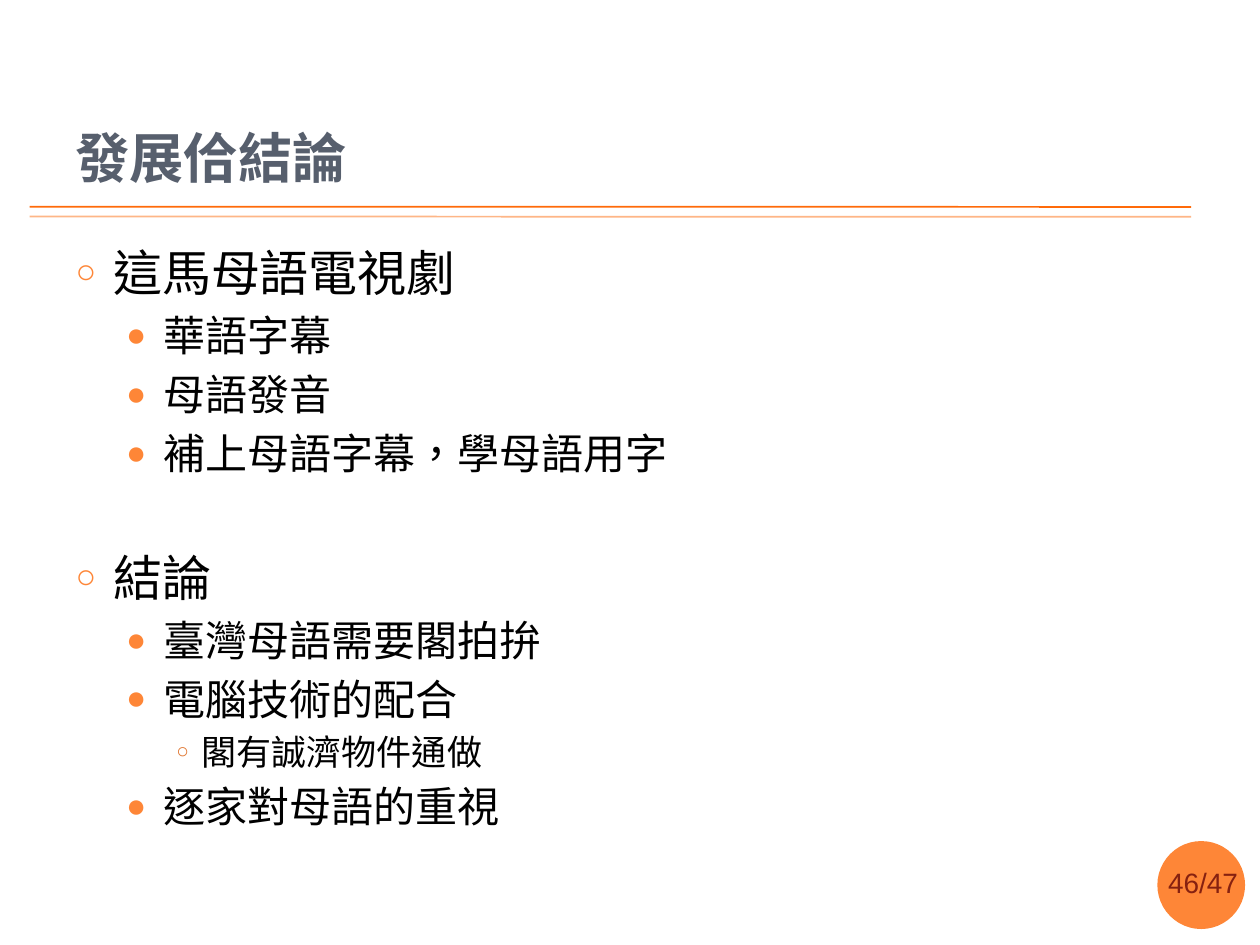
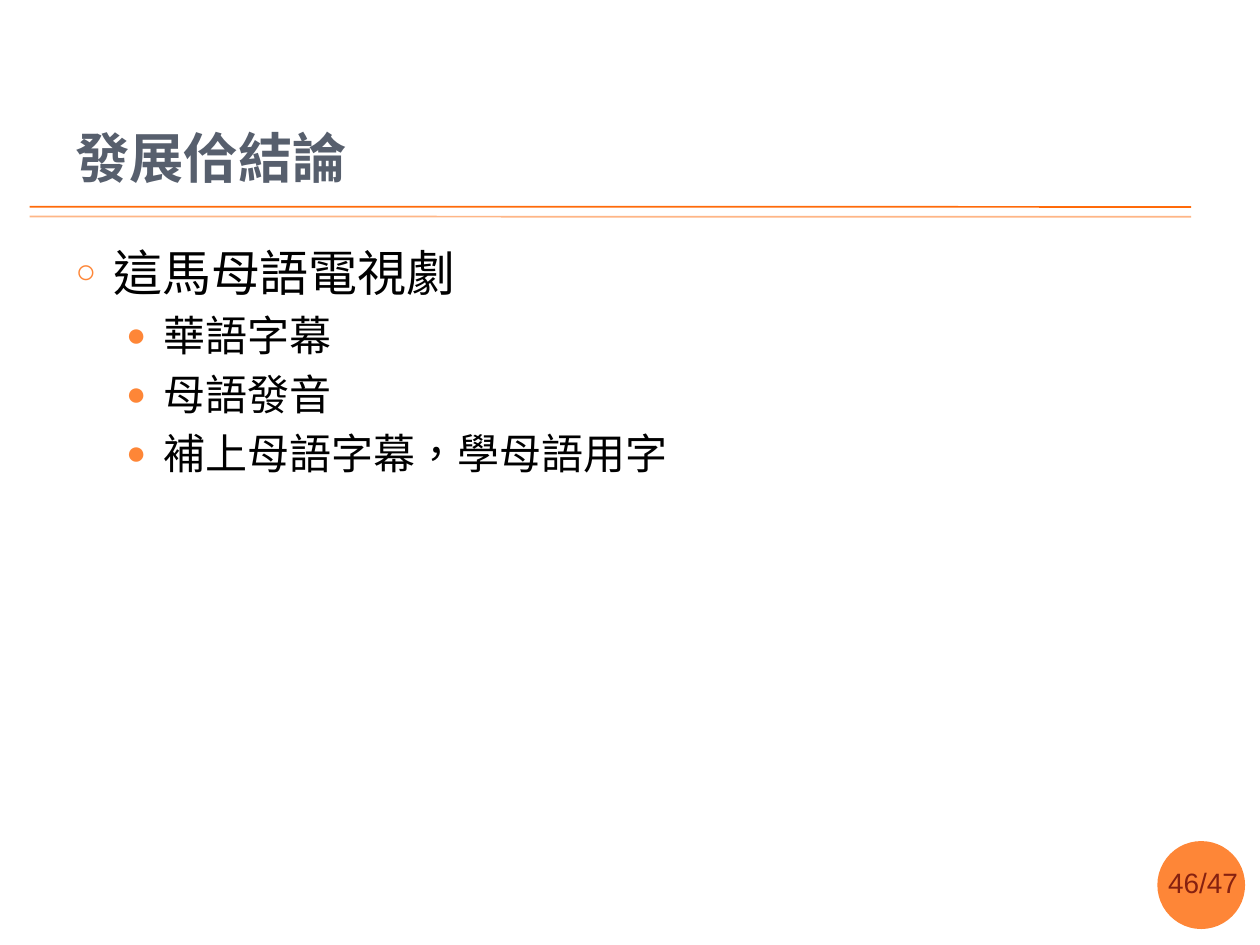
Before and after one commit to sih4sing5hong5/po3-ko3_tau5-iann2-phinn3, a slide deck: slide 46 of 翻譯報告.pptx. Drawn at 1260x945 pixels with LibreOffice and Linux fonts; fonts in the diff are those of the drawing; background and template pictures are left out. Boxes give left, top, right and bottom in pixels: in the first picture for what was removed or moved away, otherwise in the second. Text is boxed around its words. In the diff, an @@ line names an element or a change of style, - is before the commit and + after.

```diff
--- a/翻譯報告.pptx
+++ b/翻譯報告.pptx
@@ text at (113,554,542,826): paragraphs removed @@
-○ 結論
-  ● 臺灣母語需要閣拍拚
-  ● 電腦技術的配合
-    ○ 閣有誠濟物件通做
-  ● 逐家對母語的重視
```
Also in this commit, not shown: 6 other slides changed.
